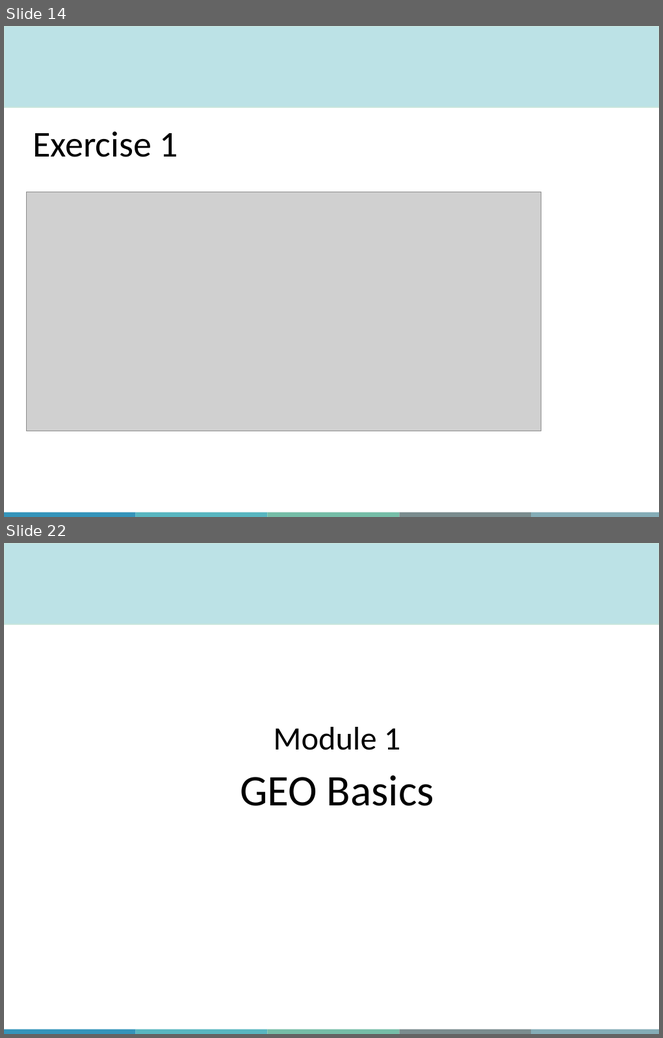
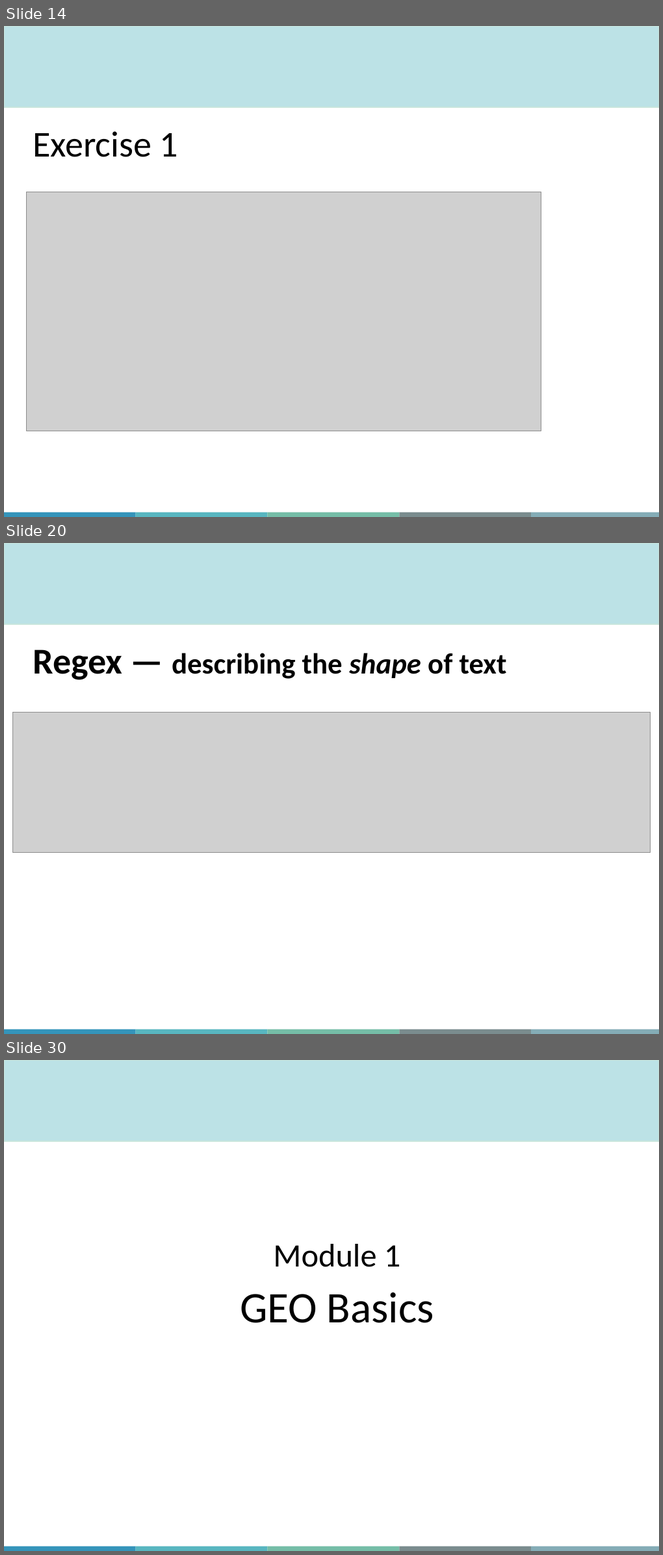
Before and after one commit to QLS-MiCM/Introduction-to-RNA-seq, a slide deck: Slides/Introduction-to-UNIX-and-RNA-seq-Repositories.pptx. Shown one above the other, each under a label of ours: slides 14 and 22 before the commit, slides 14, 20 and 30 after it; the slides between them are not shown. The pictures are 663x1038 and 663x1555 pixels, drawn with LibreOffice and Linux fonts; fonts in the diff are those of the drawing; grey boxes stand for pictures; background and template pictures are left out. Boxes give left, top, right and bottom in pixels: in the first picture for what was removed or moved away, otherwise in the second. Text is boxed around its words. In the diff, an @@ line names an element or a change of style, - is before the commit and + after.

Commit message:
Add Pattern Matching module: grep, regex, awk, Wordle capstone
- New slides cover grep, regex theory, a Wordle mini-capstone (cat | tr | egrep), and awk on CSV + FASTQ
- happiness.csv: 60-row dataset for grep + awk practice
- Exercise_grep.sh, Exercise_wordle.sh, Exercise_awk_fastq.sh: answer keys matching the new slides
- setup.sh: install wamerican on Ubuntu/WSL so /usr/share/dict/words is available
- README.md: updated exercise index

```diff
--- a/Slides/Introduction-to-UNIX-and-RNA-seq-Repositories.pptx
+++ b/Slides/Introduction-to-UNIX-and-RNA-seq-Repositories.pptx
@@ slide 20 added at <box>4,543,659,1034</box>, background #FFFFFF; not listed: 6 template elements that a slide beside it also shows @@
@@ title added at <box>33,650,507,680</box>, 32 pt, text #000000, bold @@
+Regex — describing the shape of text
@@ picture added at <box>12,713,650,853</box> @@
@@ what was slide 22 is now slide 30 @@
```
Also in this commit, not shown: 2 slides changed, 15 other slides added, 7 slides removed, 7 other files.
